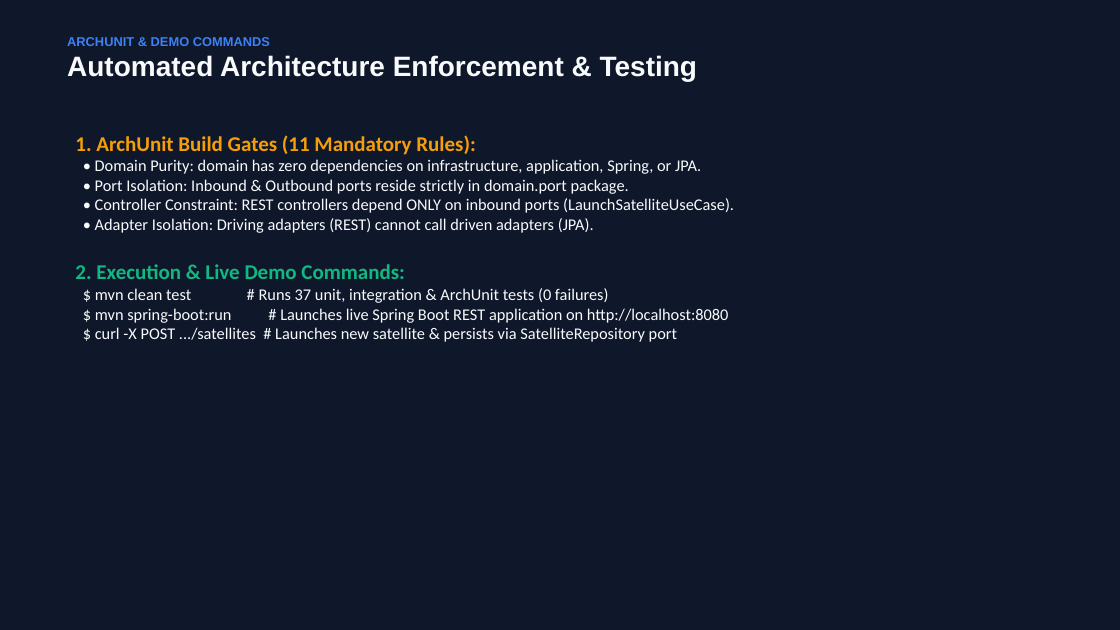
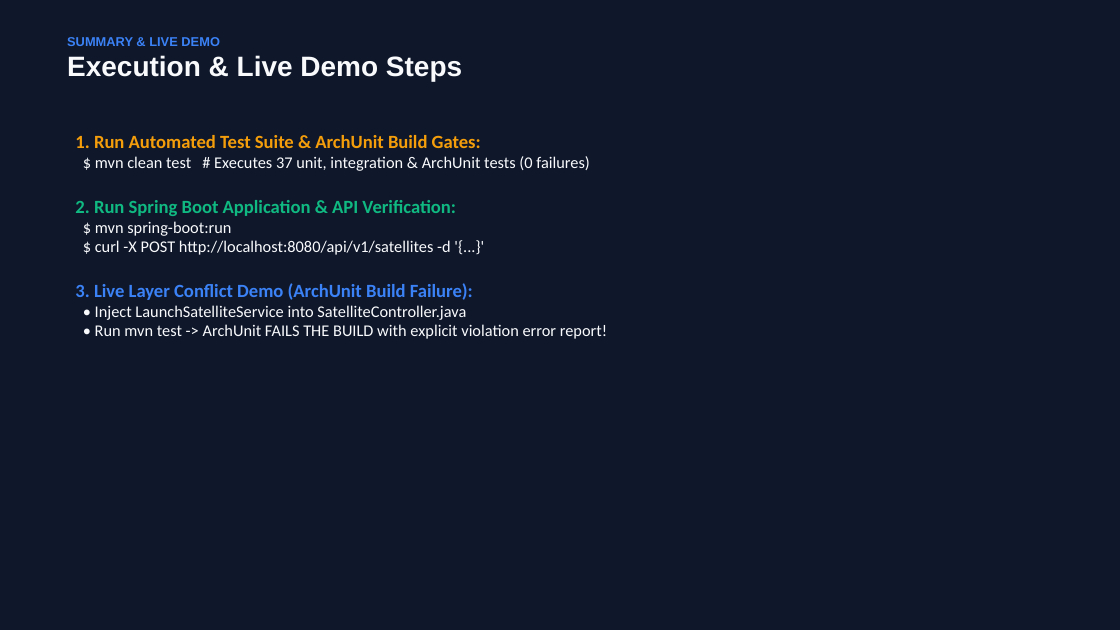
Before and after one commit to hykuBipin/DDD_HEXAGONAL_ARCHUNIT_NEW, a slide deck: slide 14 of Satellite_Architecture_DDD_Hexagonal_ArchUnit.pptx (slide 7 before the commit). Drawn at 1120x630 pixels with LibreOffice and Linux fonts; fonts in the diff are those of the drawing. Boxes give left, top, right and bottom in pixels: in the first picture for what was removed or moved away, otherwise in the second. Text is boxed around its words. In the diff, an @@ line names an element or a change of style, - is before the commit and + after.

Commit message:
docs: add 14-slide presentation deck and comprehensive What/Why/Components/Implementation/Challenges breakdown for DDD, Hexagonal, and ArchUnit

```diff
--- a/Satellite_Architecture_DDD_Hexagonal_ArchUnit.pptx
+++ b/Satellite_Architecture_DDD_Hexagonal_ArchUnit.pptx
@@ text at (x1=67, y1=37, x2=462, y2=82): text changed @@
-ARCHUNIT & DEMO COMMANDS
-Automated Architecture Enforcement & Testing
+SUMMARY & LIVE DEMO
+Execution & Live Demo Steps
@@ text at (x1=75, y1=135, x2=607, y2=339): text changed @@
-1. ArchUnit Build Gates (11 Mandatory Rules):
-• Domain Purity: domain has zero dependencies on infrastructure, application, Spring, or JPA.
-• Port Isolation: Inbound & Outbound ports reside strictly in domain.port package.
-• Controller Constraint: REST controllers depend ONLY on inbound ports (LaunchSatelliteUseCase).
-• Adapter Isolation: Driving adapters (REST) cannot call driven adapters (JPA).
-2. Execution & Live Demo Commands:
-$ mvn clean test # Runs 37 unit, integration & ArchUnit tests (0 failures)
-$ mvn spring-boot:run # Launches live Spring Boot REST application on http://localhost:8080
-$ curl -X POST .../satellites # Launches new satellite & persists via SatelliteRepository port
+1. Run Automated Test Suite & ArchUnit Build Gates:
+$ mvn clean test # Executes 37 unit, integration & ArchUnit tests (0 failures)
+2. Run Spring Boot Application & API Verification:
+$ mvn spring-boot:run
+$ curl -X POST http://localhost:8080/api/v1/satellites -d '{...}'
+3. Live Layer Conflict Demo (ArchUnit Build Failure):
+• Inject LaunchSatelliteService into SatelliteController.java
+• Run mvn test -> ArchUnit FAILS THE BUILD with explicit violation error report!
```
Also in this commit, not shown: 3 other slides changed, 10 slides added, 3 slides removed, 2 other files.
